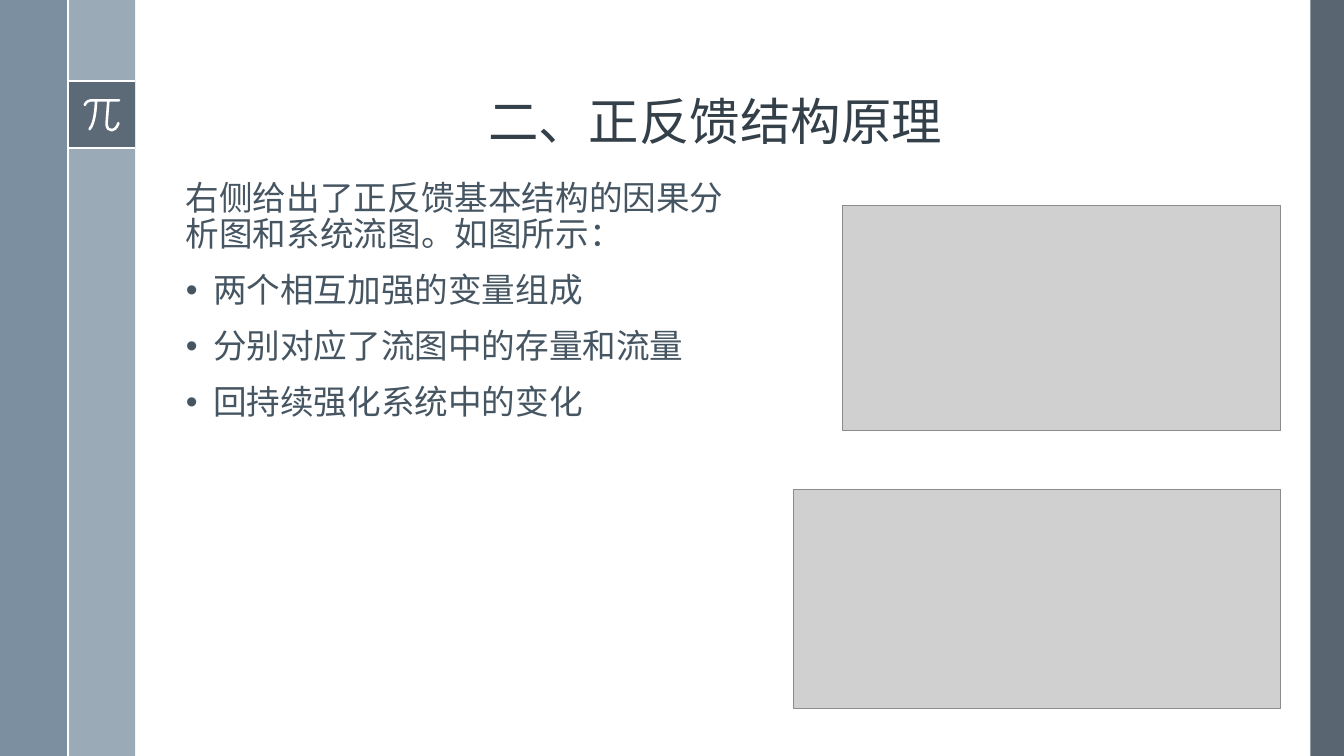
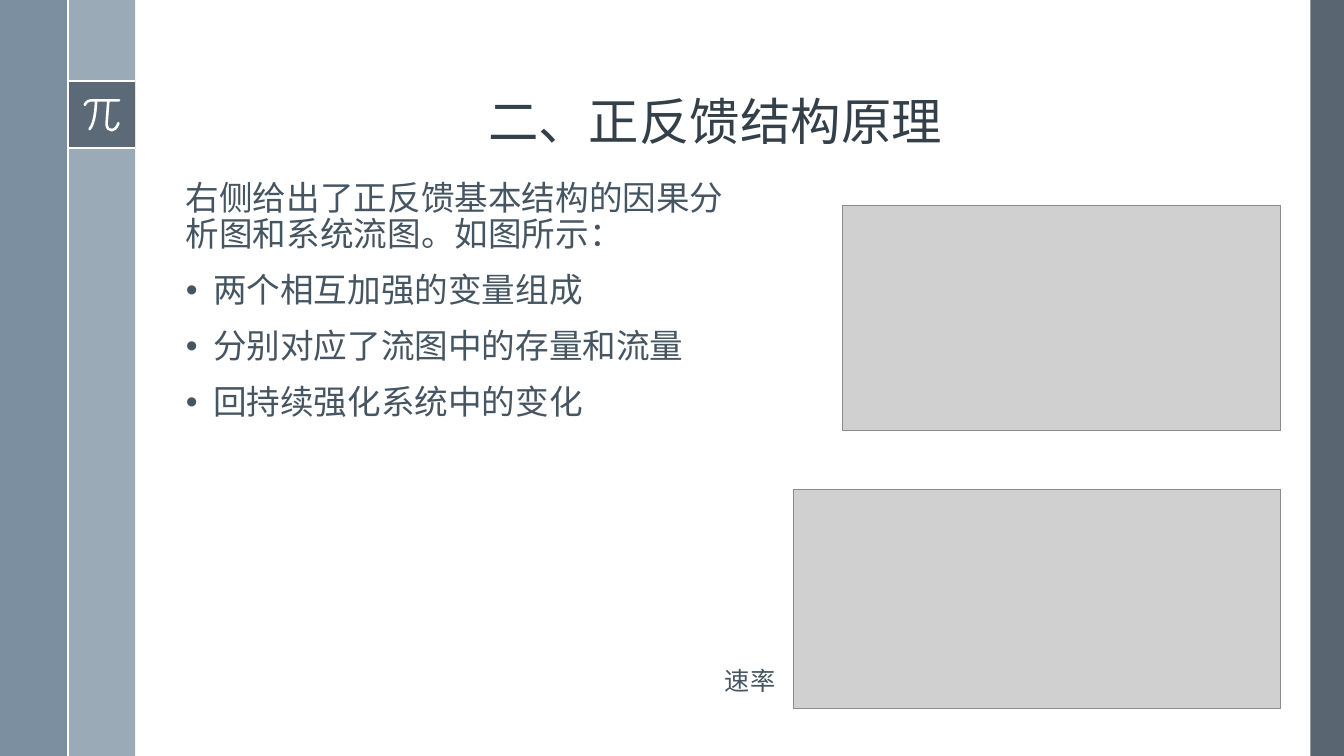
Before and after one commit to exoplanetX/SystemDynamics, a slide deck: slide 4 of 2019系统仿真-8-一阶系统原理+.pptx. Drawn at 1344x756 pixels with LibreOffice and Linux fonts; fonts in the diff are those of the drawing; grey boxes stand for pictures. Boxes give left, top, right and bottom in pixels: in the first picture for what was removed or moved away, otherwise in the second. Text is boxed around its words. In the diff, an @@ line names an element or a change of style, - is before the commit and + after.

```diff
--- a/2019系统仿真-8-一阶系统原理+.pptx
+++ b/2019系统仿真-8-一阶系统原理+.pptx
@@ text added at <box>725,668,775,692</box>, 18 pt, text #465562 @@
+速率
```
Also in this commit, not shown: 8 other slides changed, 1 other file.
